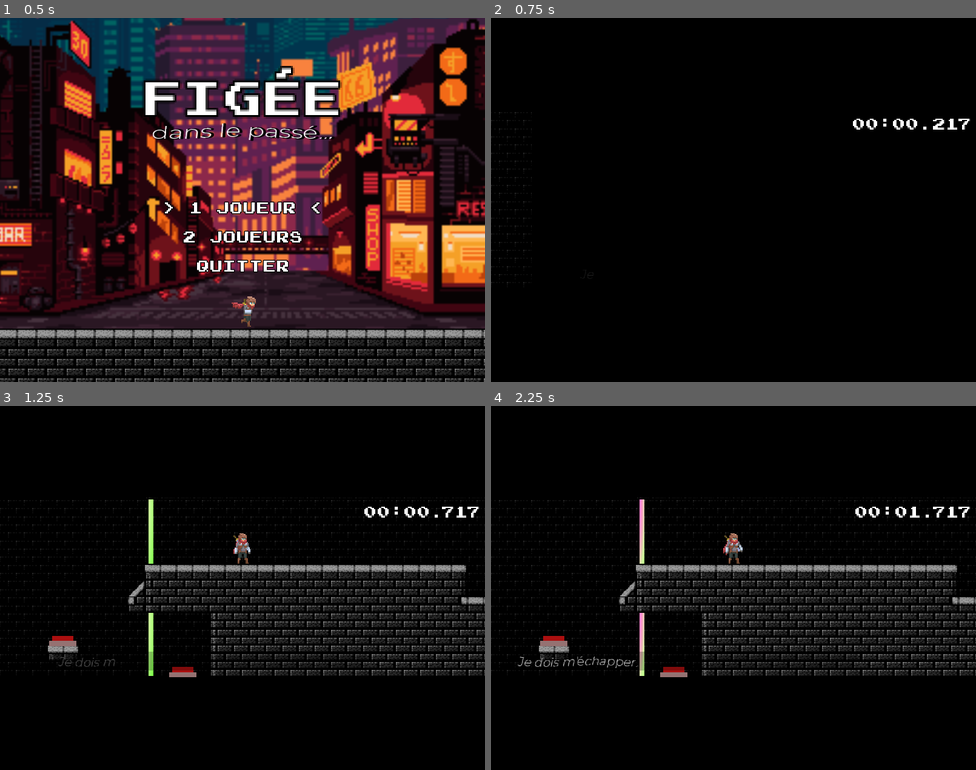
Above: before the commit, frames 1-4 (two rows, left to right).
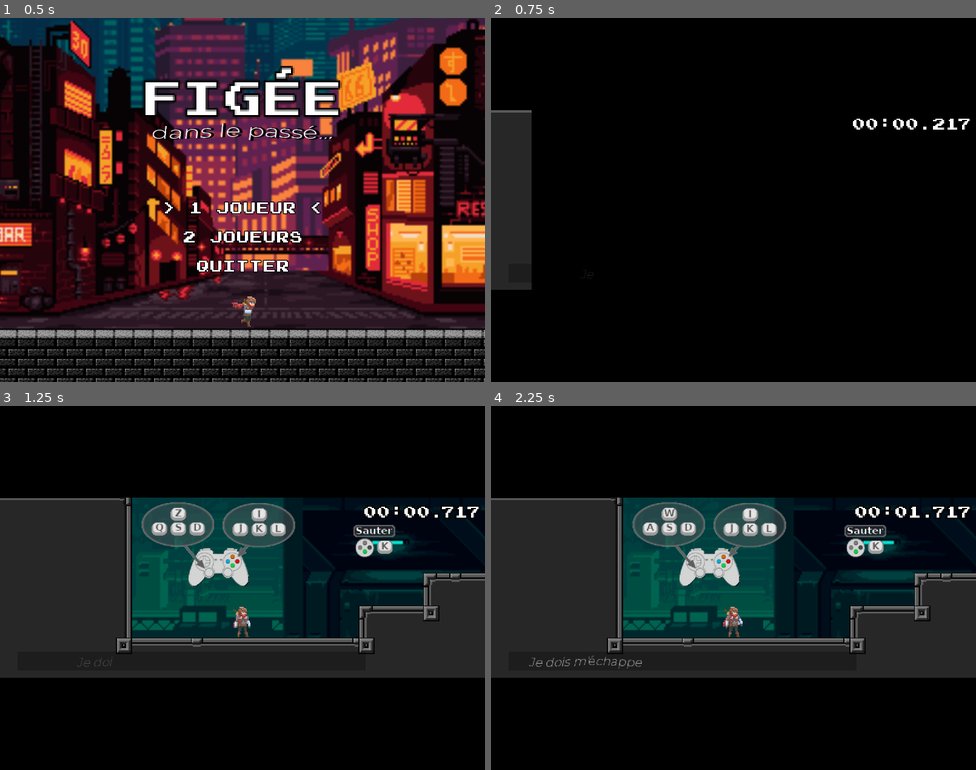
Above: after the commit, the same moments.

Repository: J-Vernay/wonderjam-hiver2021
Game: Godot game, scene res://TestZone/Menu.tscn
The game is run twice, just before and just after one commit, with the same random seed, the same clock (stepped at 60 frames per second) and the same inputs. The engine's default icon, where the game draws it, is replaced by a stand-in: a white triangle on a blue panel in a dark square.
Inputs:
- Up to frame 1 (0.5 s): no input
- Up to frame 2 (0.75 s): tap Enter (ui_accept) at 0.5 s; hold Z (Up1) from 0.53 s (still down); hold Enter (ui_accept) from 0.53 s (still down)
- Up to frame 3 (1.25 s): keep holding Z (Up1); keep holding Enter (ui_accept)
- Up to frame 4 (2.25 s): release Enter (ui_accept) at 1.28 s; tap Down (Down2) at 1.35 s; tap Enter (ui_accept) at 1.52, 1.55, 1.82 s; release Z (Up1) at 2.03 s; hold S (Down1) from 2.03 s (still down); hold Up (Up2) from 2.03 s (still down)

Frame 1 is identical in both runs. In frame 2, 4.1% of the frame differs, in the area x 0-9%, y 25-75%; in frame 3, 40%; in frame 4, 40%, in the area x 0-100%, y 25-75%.

Commit message:
ItemBoxes lvl4

Diff:
--- a/Levels/AllLevels.gd
+++ b/Levels/AllLevels.gd
@@ -21,7 +21,7 @@
 	preload("res://Levels/Level3.tscn"),
 	preload("res://Levels/Level4.tscn")
 ]
-var curr_lvl := 4
+var curr_lvl := 0
 
 var _curr_scene_instance = null
 var _next_scene_instance = null
--- a/Levels/Level4.tscn
+++ b/Levels/Level4.tscn
@@ -1,8 +1,9 @@
-[gd_scene load_steps=152 format=2]
+[gd_scene load_steps=153 format=2]
 
 [ext_resource path="res://Graphics/Montserrat-Light.ttf" type="DynamicFontData" id=1]
 [ext_resource path="res://Levels/LevelBase.gd" type="Script" id=2]
 [ext_resource path="res://TestZone/Player.tscn" type="PackedScene" id=3]
+[ext_resource path="res://TestZone/ItemBox.tscn" type="PackedScene" id=4]
 [ext_resource path="res://TestZone/DebrisSpawner.tscn" type="PackedScene" id=5]
 [ext_resource path="res://Levels/ParallaxBackground.tscn" type="PackedScene" id=6]
 [ext_resource path="res://TestZone/Button.tscn" type="PackedScene" id=7]
@@ -1327,11 +1328,11 @@
 
 [node name="Checkpoints" type="Node" parent="."]
 
+[node name="Start" type="Node2D" parent="Checkpoints"]
+position = Vector2( -292.412, 284.497 )
+
 [node name="1" type="Node2D" parent="Checkpoints"]
 position = Vector2( 2440, -104 )
-
-[node name="Start" type="Node2D" parent="Checkpoints"]
-position = Vector2( -292.412, 284.497 )
 
 [node name="Areas" type="Node" parent="."]
 
@@ -1394,7 +1395,6 @@
 position = Vector2( 261.617, 4.72827 )
 scale = Vector2( 1, 2.5 )
 z_index = -1
-isOpening = false
 
 [node name="Button2" parent="." instance=ExtResource( 7 )]
 position = Vector2( 2263.33, 313.13 )
@@ -1403,7 +1403,6 @@
 position = Vector2( -94.9229, -410.674 )
 scale = Vector2( 1, 2.5 )
 z_index = -1
-isOpening = false
 
 [node name="Danger" type="Node" parent="."]
 
@@ -1459,6 +1458,12 @@
 
 [node name="Timer" type="Timer" parent="HUD"]
 one_shot = true
+
+[node name="ItemBox" parent="." instance=ExtResource( 4 )]
+position = Vector2( 688, 192 )
+
+[node name="ItemBox2" parent="." instance=ExtResource( 4 )]
+position = Vector2( 2304, -88 )
 [connection signal="body_entered" from="Areas/Area2D" to="." method="trigger_last_checkpoint"]
 [connection signal="body_entered" from="Areas/End" to="." method="finishWorld"]
 [connection signal="body_entered" from="Areas/Text1" to="." method="trigger_text" flags=6 binds= [ "Ça y est, je vois le bout !" ]]
